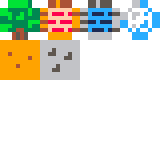
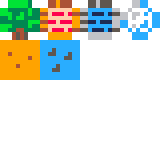
Revision of a layered (160, 160) image; what changed, layer by layer:
painted on "Background" over <box>40,40,80,80</box>
